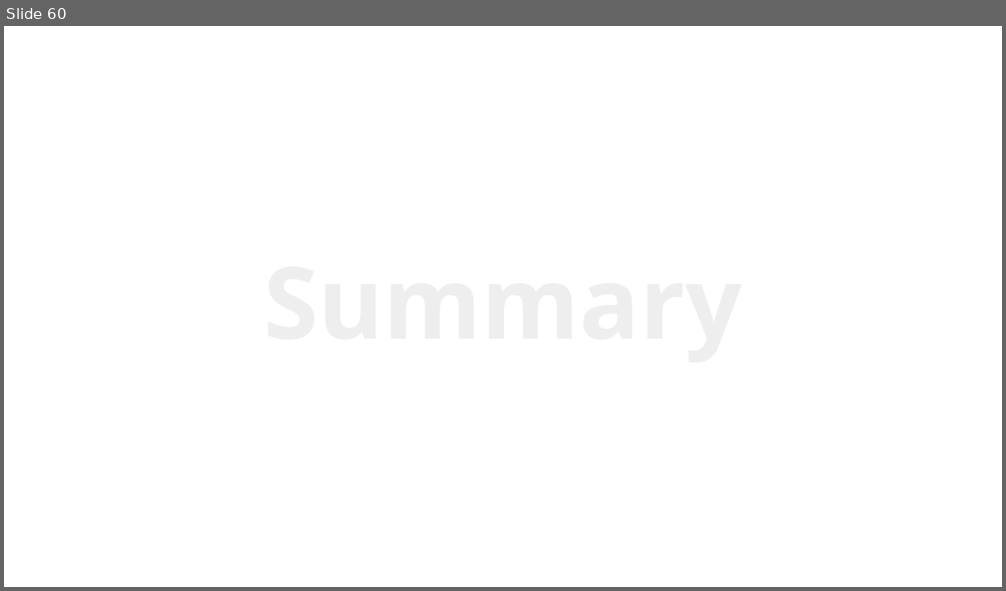
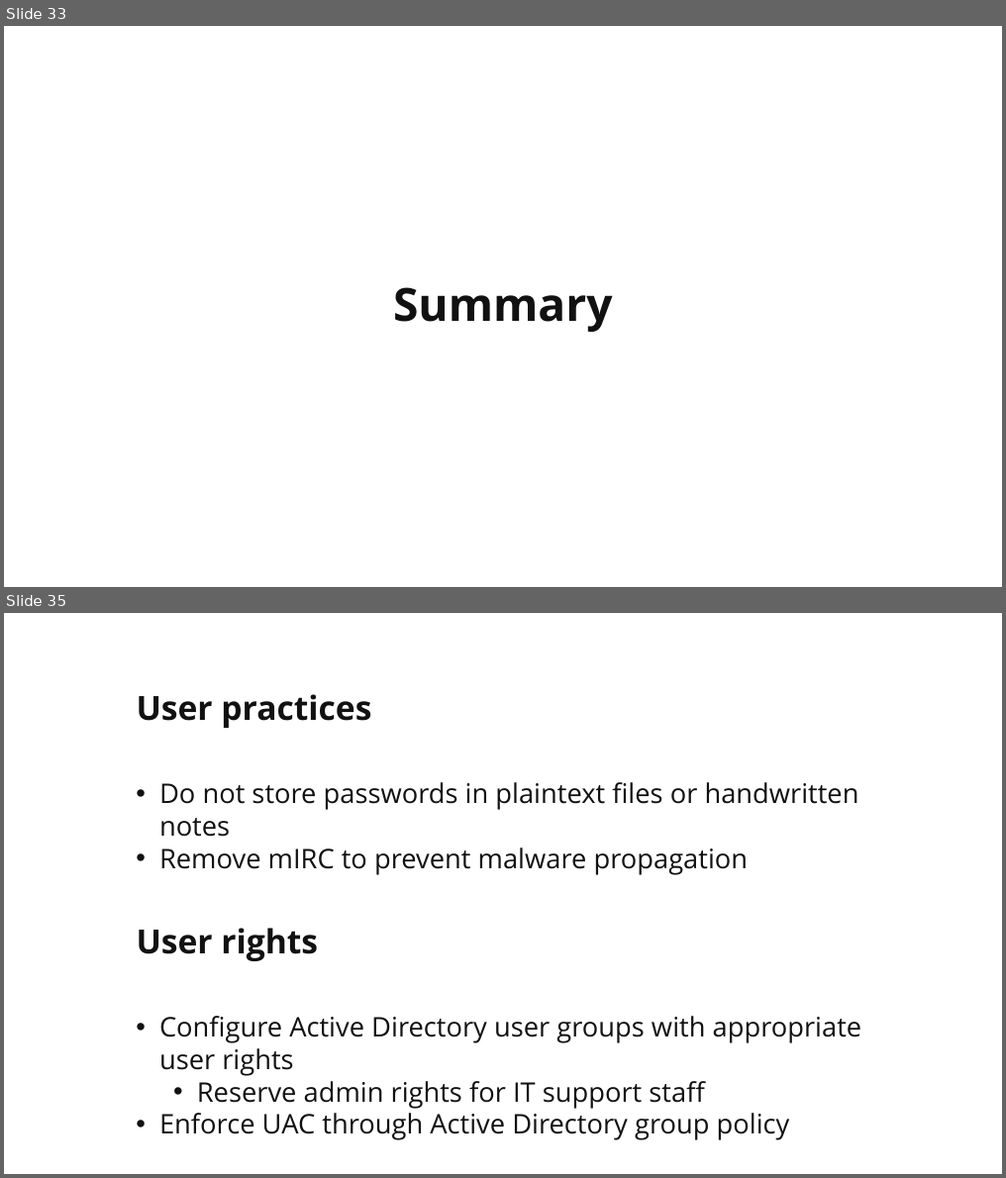
Before and after one commit to martymcflywa/ecu, a slide deck: year_1/sem_2/CSI1101_computer_security/0b_assignment_2_[22MAY15_0900]/dev/CSI1101_PONCE_A2_v02.pptx. Shown one above the other, each under a label of ours: slide 60 before the commit, slides 33 and 35 after it; the slides between them are not shown. The pictures are 1006x591 and 1006x1178 pixels, drawn with LibreOffice and Linux fonts; fonts in the diff are those of the drawing. Boxes give left, top, right and bottom in pixels: in the first picture for what was removed or moved away, otherwise in the second. Text is boxed around its words. In the diff, an @@ line names an element or a change of style, - is before the commit and + after.

```diff
--- a/year_1/sem_2/CSI1101_computer_security/0b_assignment_2_[22MAY15_0900]/dev/CSI1101_PONCE_A2_v02.pptx
+++ b/year_1/sem_2/CSI1101_computer_security/0b_assignment_2_[22MAY15_0900]/dev/CSI1101_PONCE_A2_v02.pptx
@@ slide 35 added at <box>4,613,1002,1174</box>, background #FFFFFF @@
@@ title added at <box>137,694,371,728</box>, 32 pt, text #111111, bold @@
+User practices
@@ text added at <box>159,782,859,875</box>, 26 pt, text #111111 @@
+• Do not store passwords in plaintext files or handwritten notes
+• Remove mIRC to prevent malware propagation
@@ text added at <box>137,928,318,961</box>, 32 pt, text #111111, bold @@
+User rights
@@ text added at <box>159,1016,862,1141</box>, 26 pt, text #111111 @@
+• Configure Active Directory user groups with appropriate user rights
+  • Reserve admin rights for IT support staff
+• Enforce UAC through Active Directory group policy
@@ what was slide 60 is now slide 33 @@
@@ slide 33 changed as well @@
@@ title added at <box>393,287,613,332</box>, 44 pt, text #111111, bold @@
+Summary
```
Also in this commit, not shown: 17 other slides changed, 18 other slides added, 47 slides removed, 1 other file.
